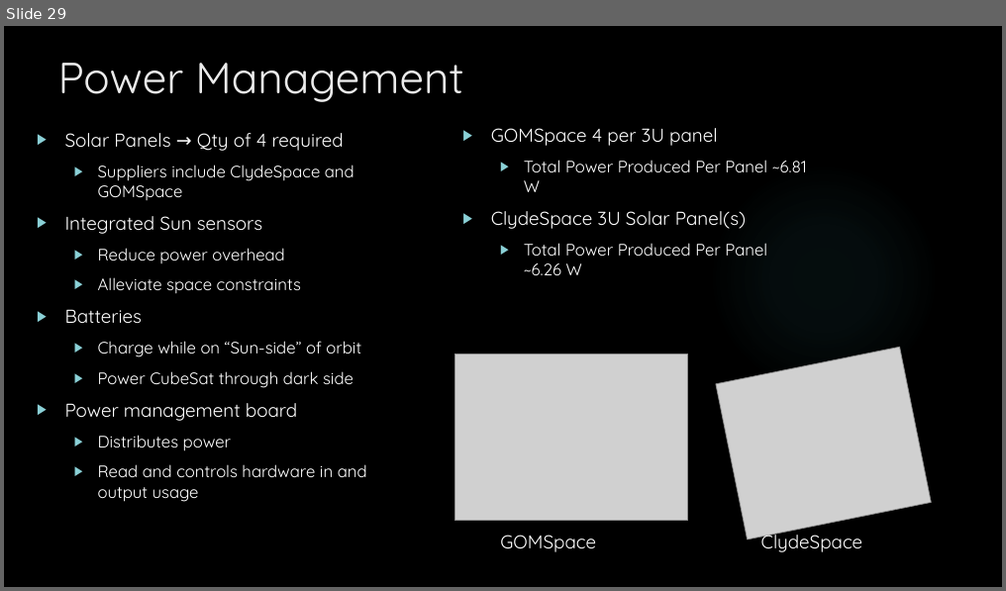
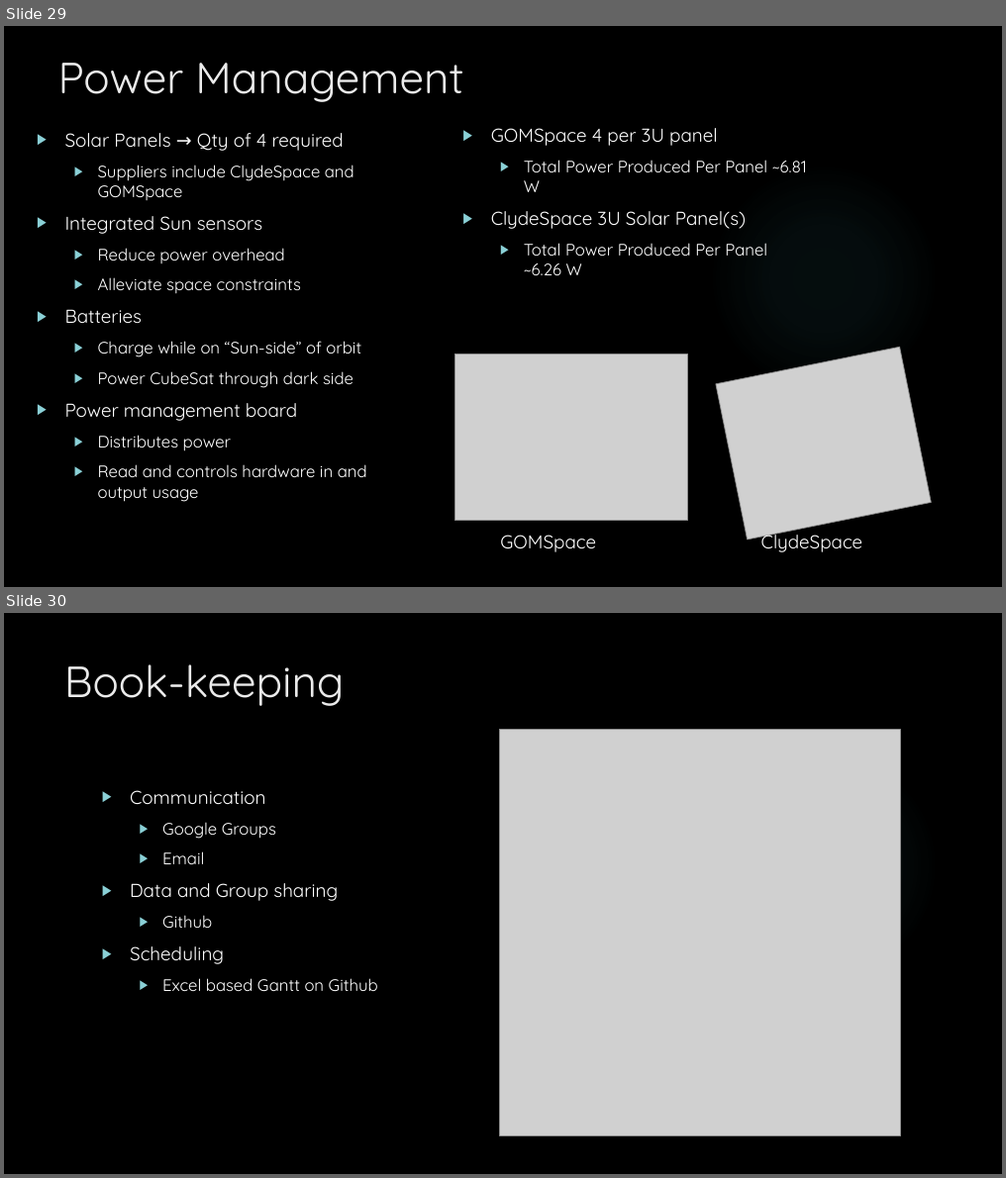
Before and after one commit to HASP-UMN/CubeSat, a slide deck: Presentations/PDR_Presentation.pptx. Shown one above the other, each under a label of ours: slide 29 before the commit, slides 29 and 30 after it. The pictures are 1006x591 and 1006x1178 pixels, drawn with LibreOffice and Linux fonts; fonts in the diff are those of the drawing; grey boxes stand for pictures; background and template pictures are left out. Boxes give left, top, right and bottom in pixels: in the first picture for what was removed or moved away, otherwise in the second. Text is boxed around its words. In the diff, an @@ line names an element or a change of style, - is before the commit and + after.

Commit message:
updated Gantt chart slide

```diff
--- a/Presentations/PDR_Presentation.pptx
+++ b/Presentations/PDR_Presentation.pptx
@@ slide 30 added at box(4, 613, 1002, 1174), background picture (left out); not listed: 1 template element that a slide beside it also shows @@
@@ title added at box(64, 664, 344, 706), 42 pt, text #EBEBEB @@
+Book-keeping
@@ picture added at box(500, 730, 900, 1137) @@
@@ text added at box(130, 790, 378, 991), 16 pt, text #FFFFFF @@
+▶ Communication
+  ▶ Google Groups
+  ▶ Email
+▶ Data and Group sharing
+  ▶ Github
+▶ Scheduling
+  ▶ Excel based Gantt on Github
```
Also in this commit, not shown: 7 slides changed, 1 other file.
